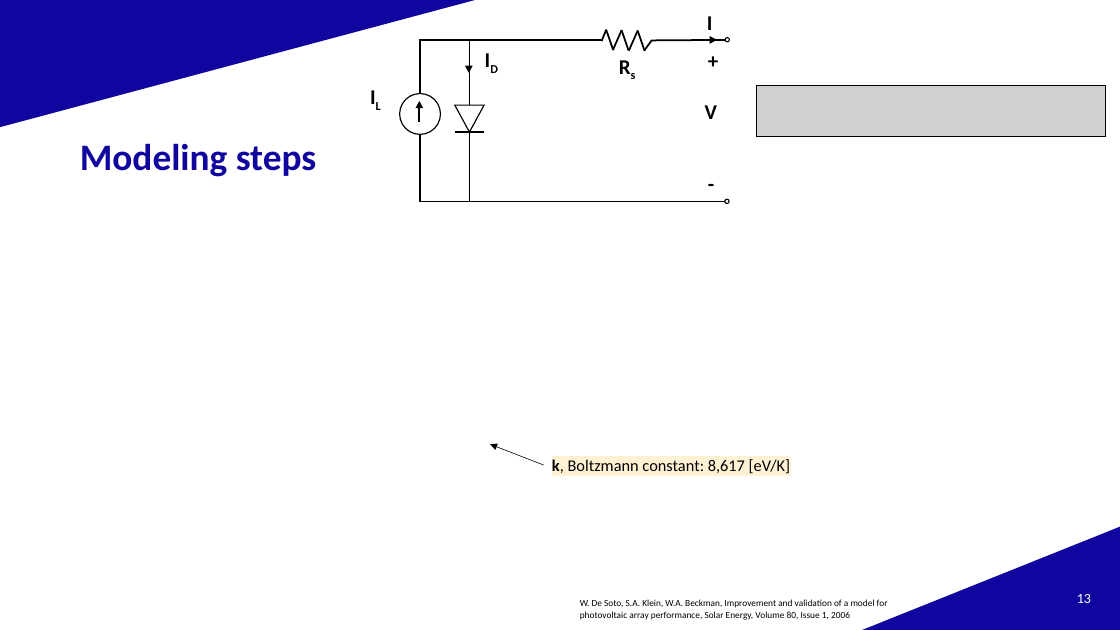
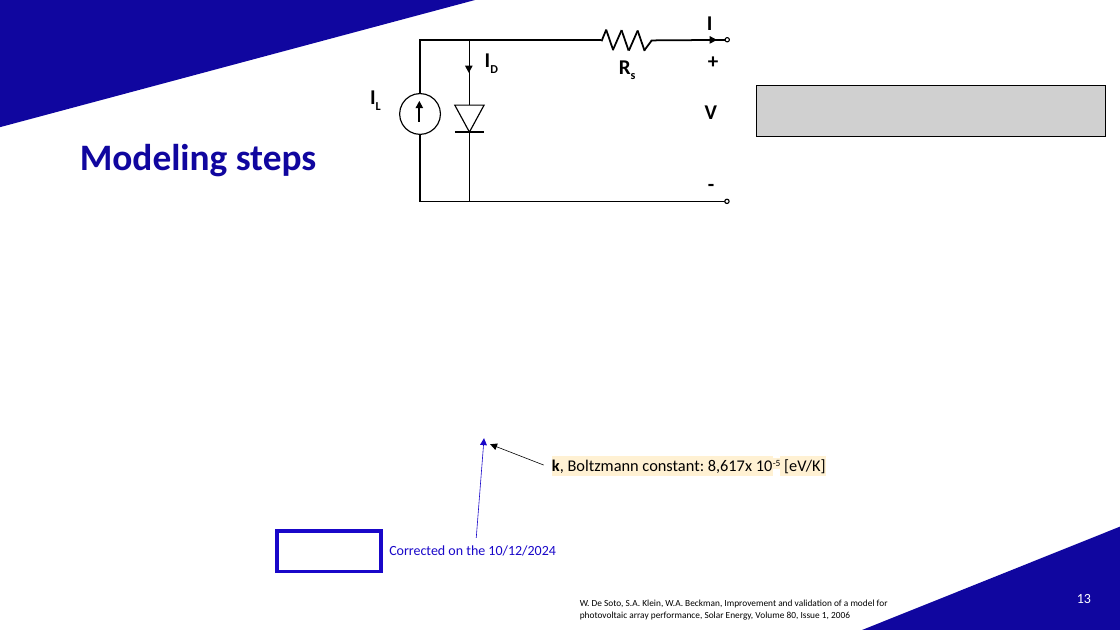
Before and after one commit to AlexandreHugoMathieu/pvfault_detection_solar_academy, a slide deck: slide 13 of slides/2024/slides_20241209.pptx. Drawn at 1120x630 pixels with LibreOffice and Linux fonts; fonts in the diff are those of the drawing; grey boxes stand for pictures; background and template pictures are left out. Boxes give left, top, right and bottom in pixels: in the first picture for what was removed or moved away, otherwise in the second. Text is boxed around its words. In the diff, an @@ line names an element or a change of style, - is before the commit and + after.

```diff
--- a/slides/2024/slides_20241209.pptx
+++ b/slides/2024/slides_20241209.pptx
@@ arrow added from (476, 538) to (484, 439), #1907C9 0.5 pt @@
@@ text at (552,459,825,474): text changed @@
-k, Boltzmann constant: 8,617 [eV/K]
+k, Boltzmann constant: 8,617x 10-5 [eV/K]
@@ rectangle added at (277,531,381,571), outline #1907C9 3 pt @@
@@ text added at (389,545,555,556), 12 pt, text #1907C9 @@
+Corrected on the 10/12/2024
```
Also in this commit, not shown: 1 other slide changed, 5 other files.
